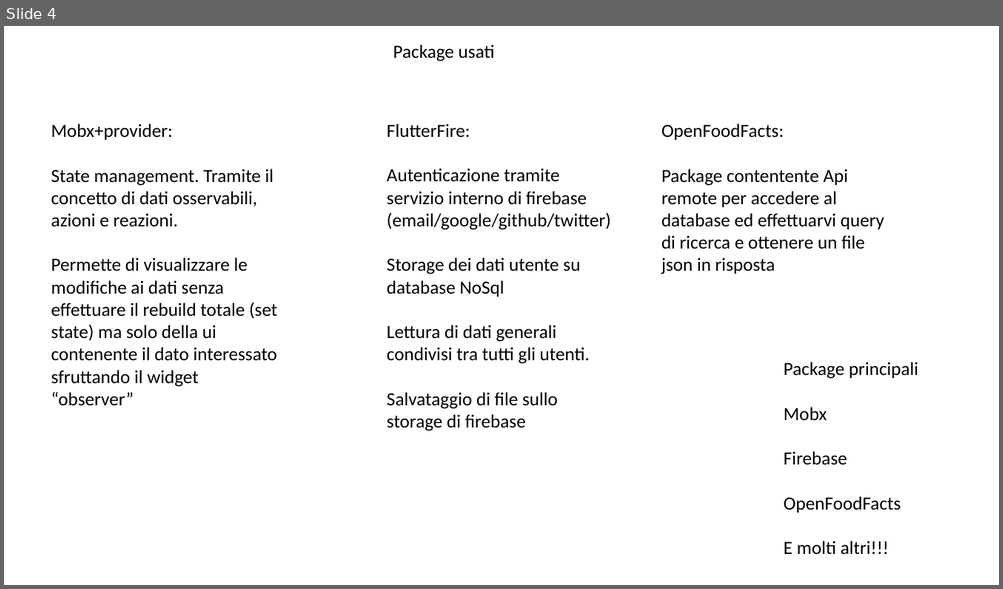
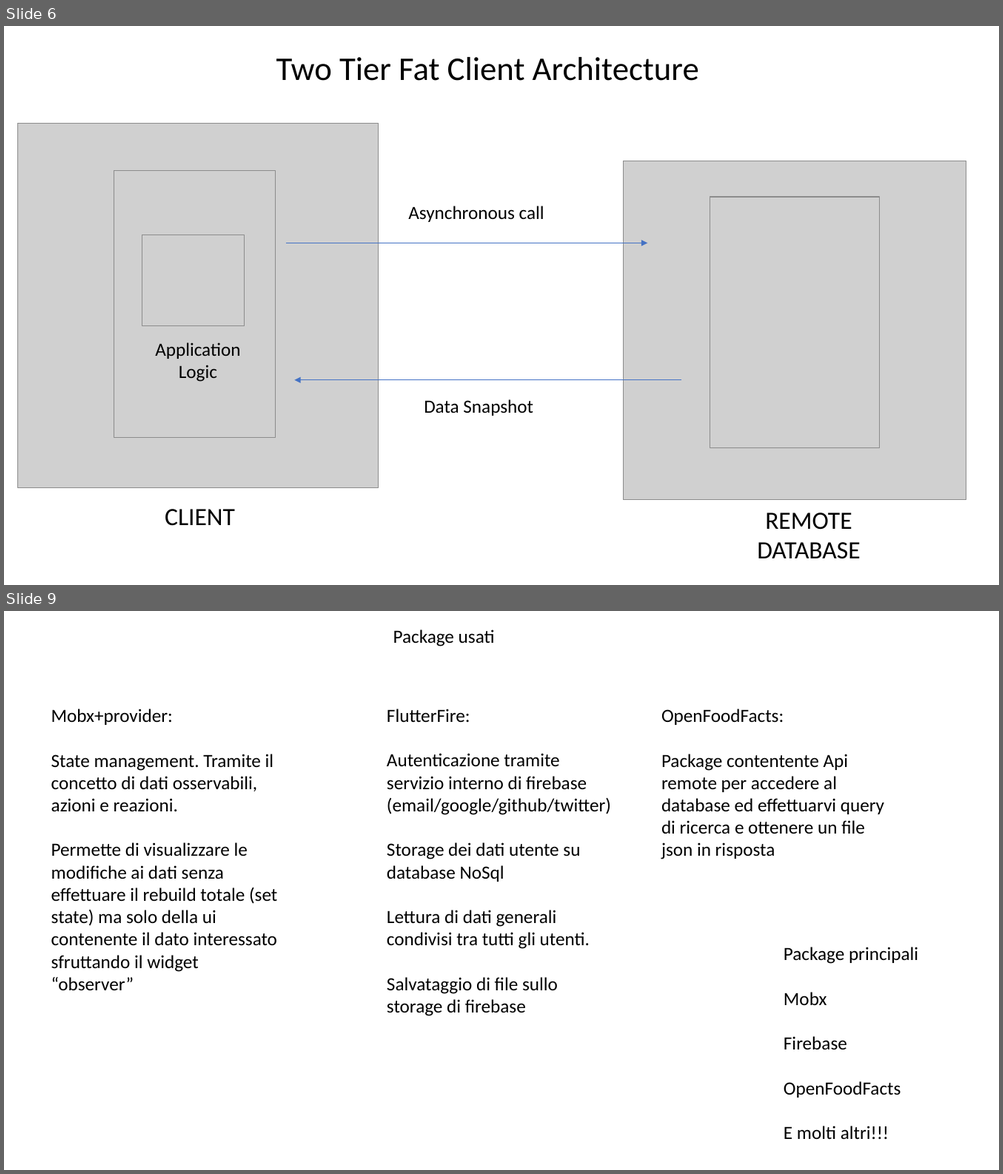
Before and after one commit to Ciuse/Bealthy_app, a slide deck: Presentazione/Presentazione Bealthy.pptx. Shown one above the other, each under a label of ours: slide 4 before the commit, slides 6 and 9 after it; the slides between them are not shown. The pictures are 1003x589 and 1003x1174 pixels, drawn with LibreOffice and Linux fonts; fonts in the diff are those of the drawing; grey boxes stand for pictures. Boxes give left, top, right and bottom in pixels: in the first picture for what was removed or moved away, otherwise in the second. Text is boxed around its words. In the diff, an @@ line names an element or a change of style, - is before the commit and + after.

```diff
--- a/Presentazione/Presentazione Bealthy.pptx
+++ b/Presentazione/Presentazione Bealthy.pptx
@@ slide 6 added at bbox=[4, 26, 999, 585], background #FFFFFF @@
@@ text added at bbox=[276, 57, 699, 81], 32 pt, text #000000 @@
+Two Tier Fat Client Architecture
@@ picture added at bbox=[18, 124, 378, 488] @@
@@ picture added at bbox=[114, 171, 276, 438] @@
@@ picture added at bbox=[623, 161, 966, 500] @@
@@ picture added at bbox=[710, 197, 880, 448] @@
@@ text added at bbox=[408, 206, 544, 222], 18 pt, text #000000 @@
+Asynchronous call
@@ picture added at bbox=[142, 235, 244, 326] @@
@@ arrow added from (286, 243) to (647, 243), #4472C4 0.5 pt @@
@@ text added at bbox=[155, 343, 240, 382], 18 pt, text #000000 @@
+Application Logic
@@ arrow added from (681, 380) to (294, 380), #4472C4 0.5 pt @@
@@ text added at bbox=[424, 400, 533, 416], 18 pt, text #000000 @@
+Data Snapshot
@@ text added at bbox=[165, 509, 235, 526], 24 pt, text #000000 @@
+CLIENT
@@ text added at bbox=[757, 513, 859, 560], 24 pt, text #000000 @@
+REMOTE DATABASE
@@ what was slide 4 is now slide 9 @@
```
Also in this commit, not shown: 2 slides changed, 4 other slides added, 1 slide removed.
